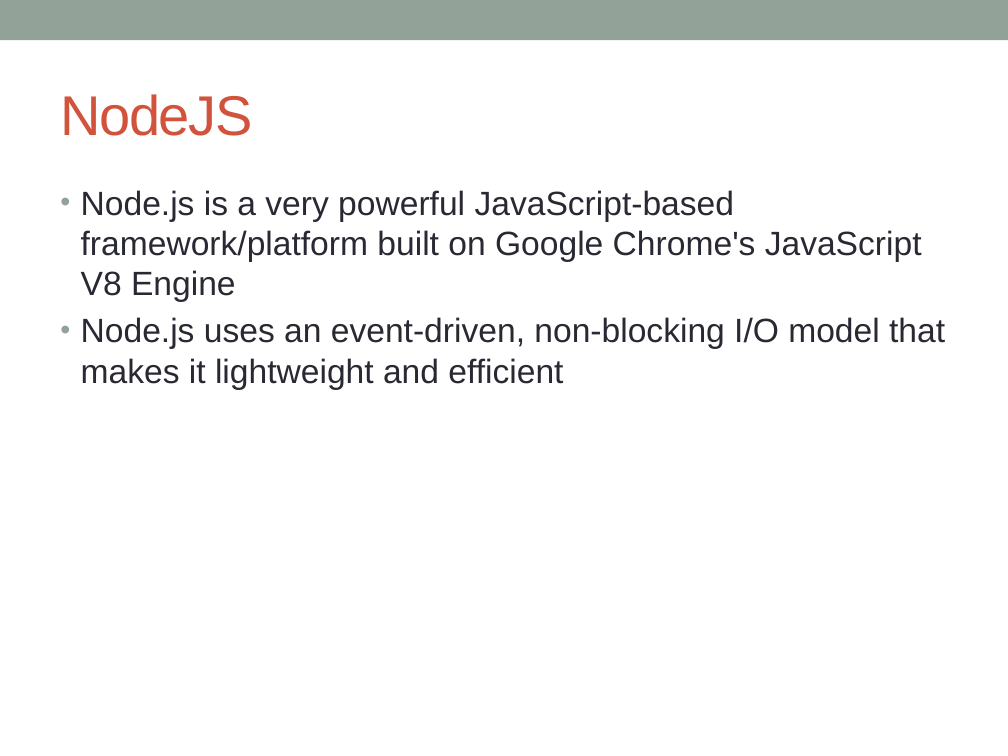
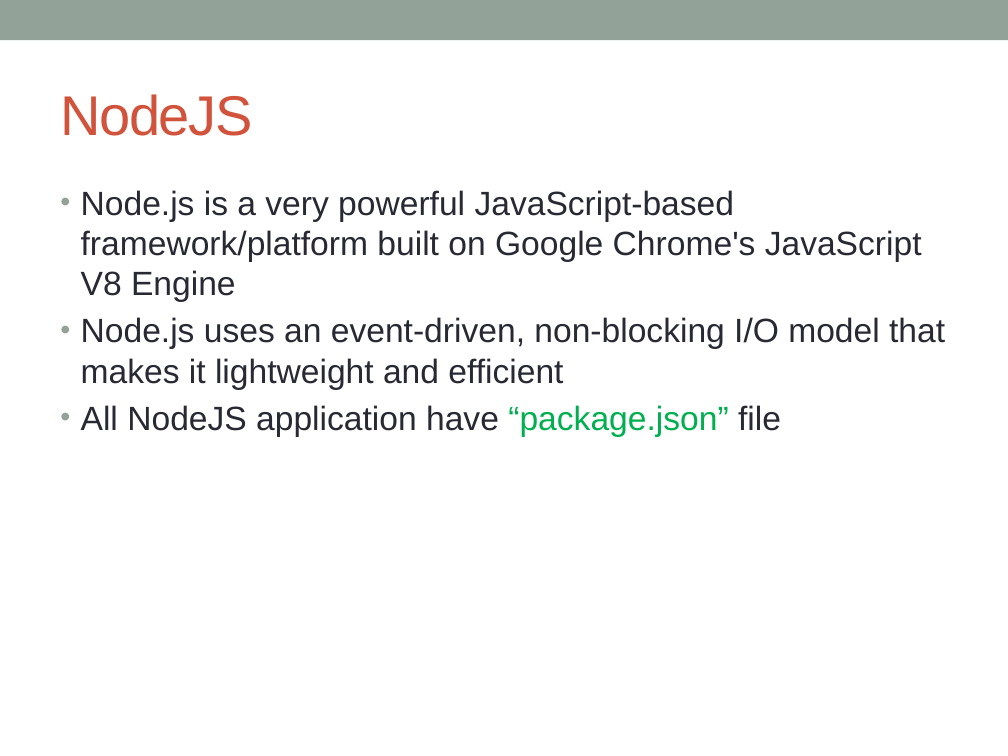
Before and after one commit to notionquest/ProjectDocumentation, a slide deck: slide 2 of NodeJS.pptx. Drawn at 1008x756 pixels with LibreOffice and Linux fonts; fonts in the diff are those of the drawing. Boxes give left, top, right and bottom in pixels: in the first picture for what was removed or moved away, otherwise in the second. Text is boxed around its words. In the diff, an @@ line names an element or a change of style, - is before the commit and + after.

```diff
--- a/NodeJS.pptx
+++ b/NodeJS.pptx
@@ text at (x1=81, y1=405, x2=781, y2=437): paragraph added @@
+• All NodeJS application have “package.json” file
```
Also in this commit, not shown: 1 other slide changed, 11 slides added, 1 slide removed.
